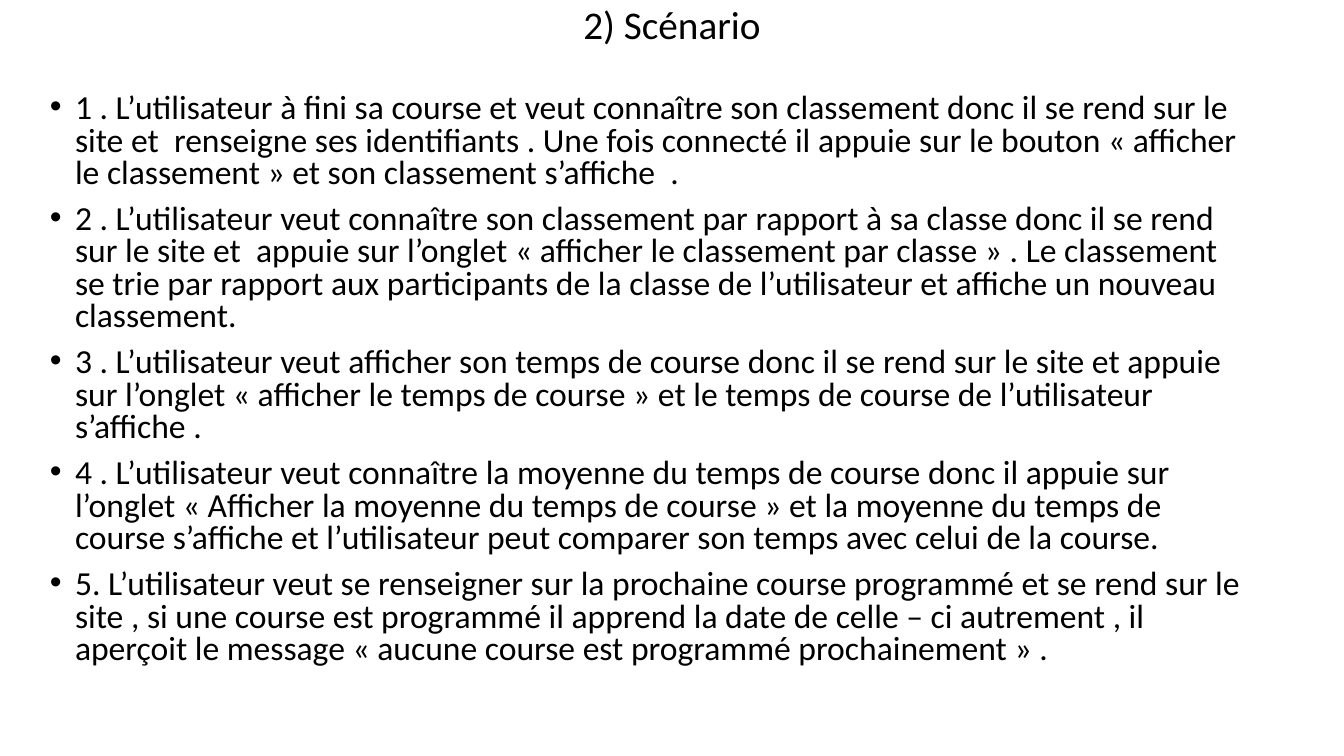
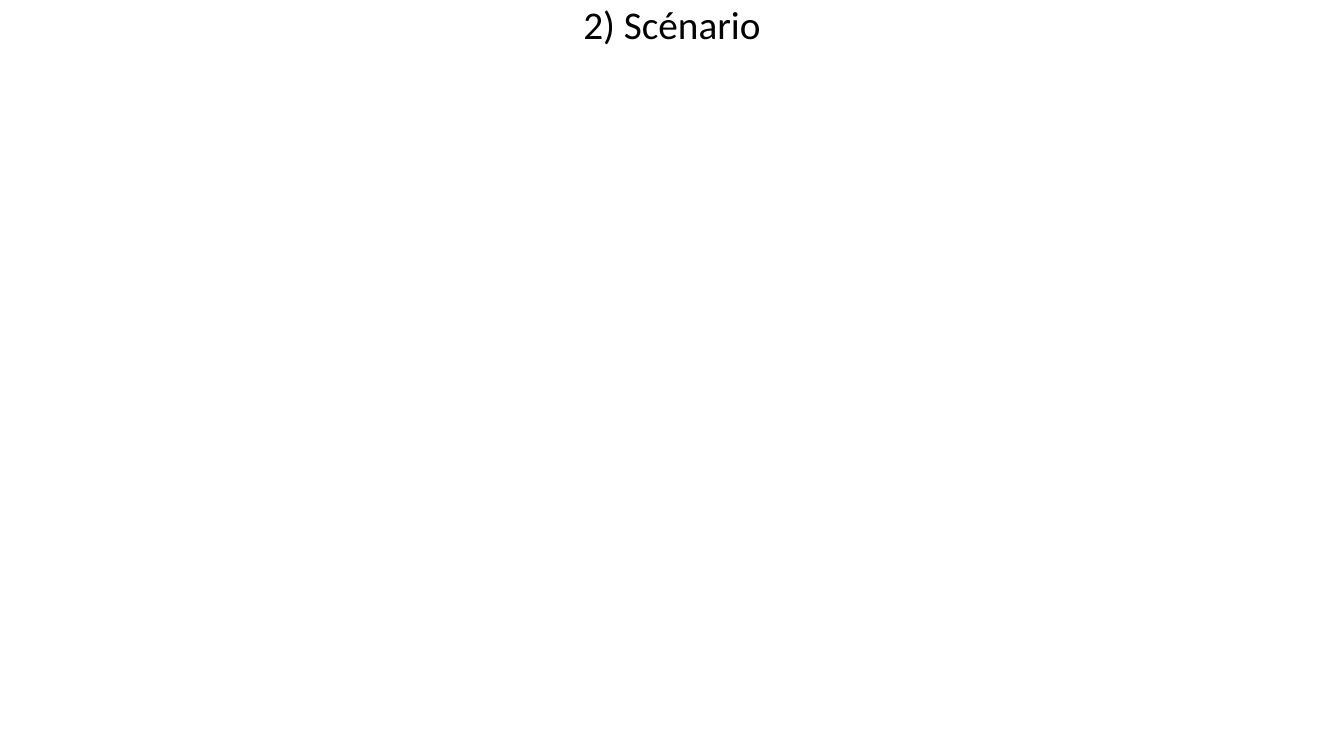
Before and after one commit to Maja2308/Projet_Cross, a slide deck: slide 34 of Diagrammes Communs/Presentation_Revue0.pptx. Drawn at 1344x756 pixels with LibreOffice and Linux fonts; fonts in the diff are those of the drawing. Boxes give left, top, right and bottom in pixels: in the first picture for what was removed or moved away, otherwise in the second. Text is boxed around its words. In the diff, an @@ line names an element or a change of style, - is before the commit and + after.

```diff
--- a/Diagrammes Communs/Presentation_Revue0.pptx
+++ b/Diagrammes Communs/Presentation_Revue0.pptx
@@ text removed at [75,95,1239,666] @@
-• 1 . L’utilisateur à fini sa course et veut connaître son classement donc il se rend sur le site et renseigne ses identifiants . Une fois connecté il appuie sur le bouton « afficher le classement » et son classement s’affiche .
-• 2 . L’utilisateur veut connaître son classement par rapport à sa classe donc il se rend sur le site et appuie sur l’onglet « afficher le classement par classe » . Le classement se trie par rapport aux participants de la classe de l’utilisateur et affiche un nouveau classement.
-• 3 . L’utilisateur veut afficher son temps de course donc il se rend sur le site et appuie sur l’onglet « afficher le temps de course » et le temps de course de l’utilisateur s’affiche .
-• 4 . L’utilisateur veut connaître la moyenne du temps de course donc il appuie sur l’onglet « Afficher la moyenne du temps de course » et la moyenne du temps de course s’affiche et l’utilisateur peut comparer son temps avec celui de la course.
-• 5. L’utilisateur veut se renseigner sur la prochaine course programmé et se rend sur le site , si une course est programmé il apprend la date de celle – ci autrement , il aperçoit le message « aucune course est programmé prochainement » .
```
Also in this commit, not shown: 4 other slides changed, 5 slides added, 1 other file.
